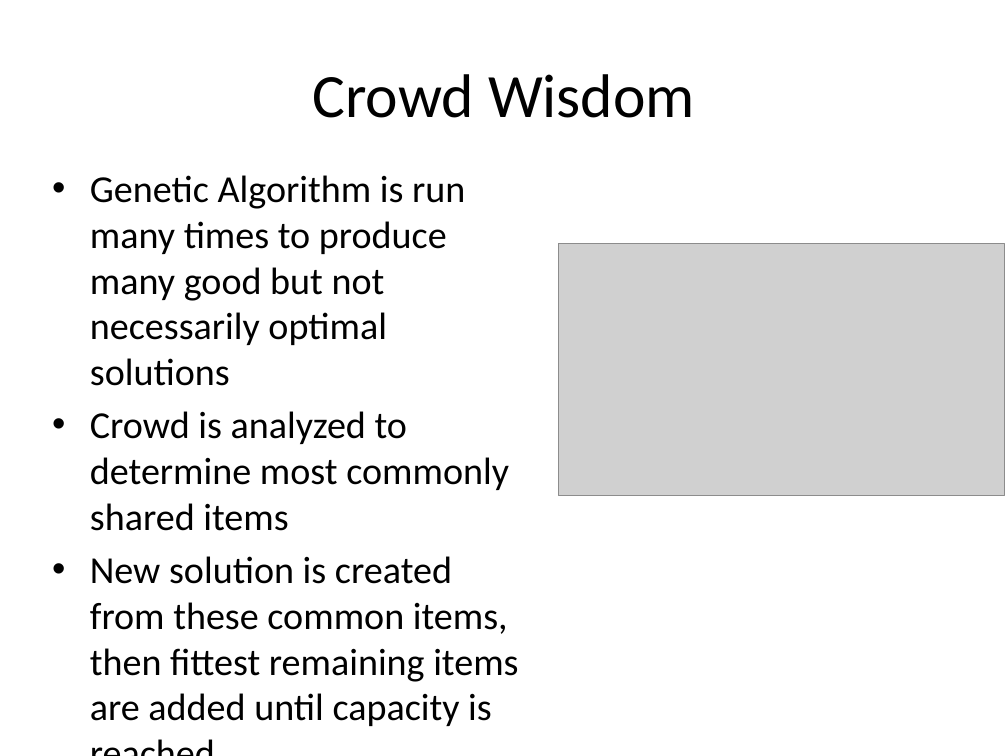
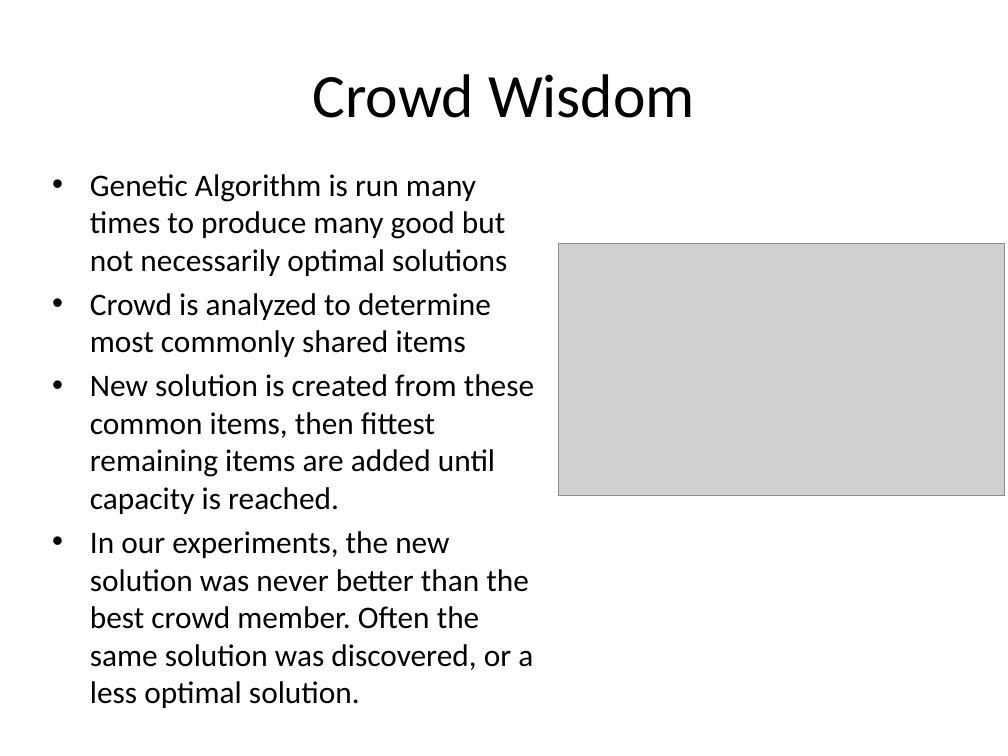
Before and after one commit to proj6-knapsack/knapsack, a slide deck: slide 13 of docs/knapsack_presentation.pptx. Drawn at 1008x756 pixels with LibreOffice and Linux fonts; fonts in the diff are those of the drawing; grey boxes stand for pictures. Boxes give left, top, right and bottom in pixels: in the first picture for what was removed or moved away, otherwise in the second. Text is boxed around its words. In the diff, an @@ line names an element or a change of style, - is before the commit and + after.

Commit message:
Added experiment results and references.

```diff
--- a/docs/knapsack_presentation.pptx
+++ b/docs/knapsack_presentation.pptx
@@ text at bbox=[90, 174, 534, 514]: size 27.2 to 22.4 pt in "Genetic Algorithm is run many times to ...", "Crowd is analyzed to determine most commonly ...", "New solution is created from these common ..." @@
@@ text at bbox=[90, 531, 533, 708]: paragraph added @@
+• In our experiments, the new solution was never better than the best crowd member. Often the same solution was discovered, or a less optimal solution.
```
Also in this commit, not shown: 5 slides added, 3 other files.
